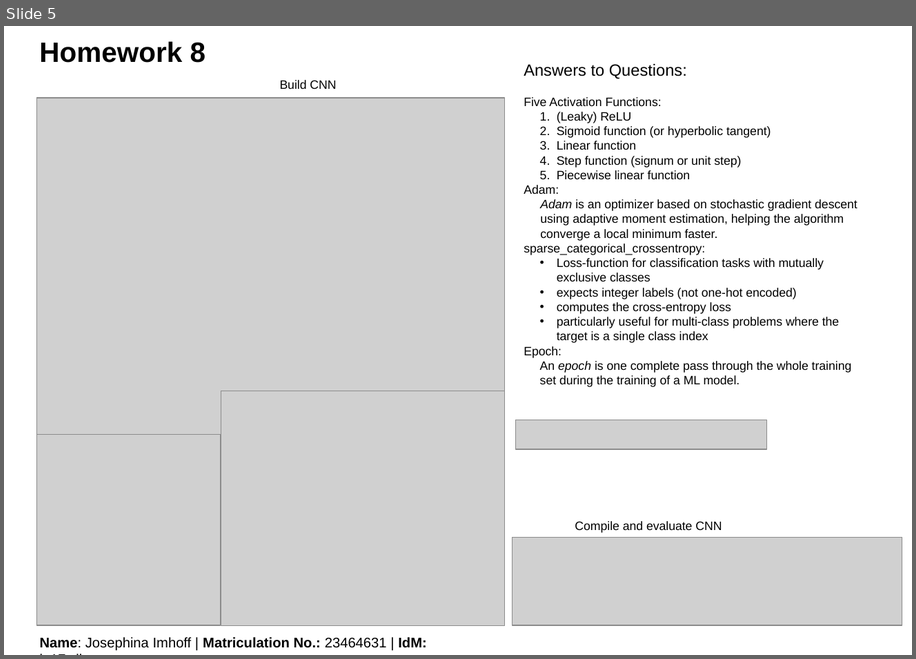
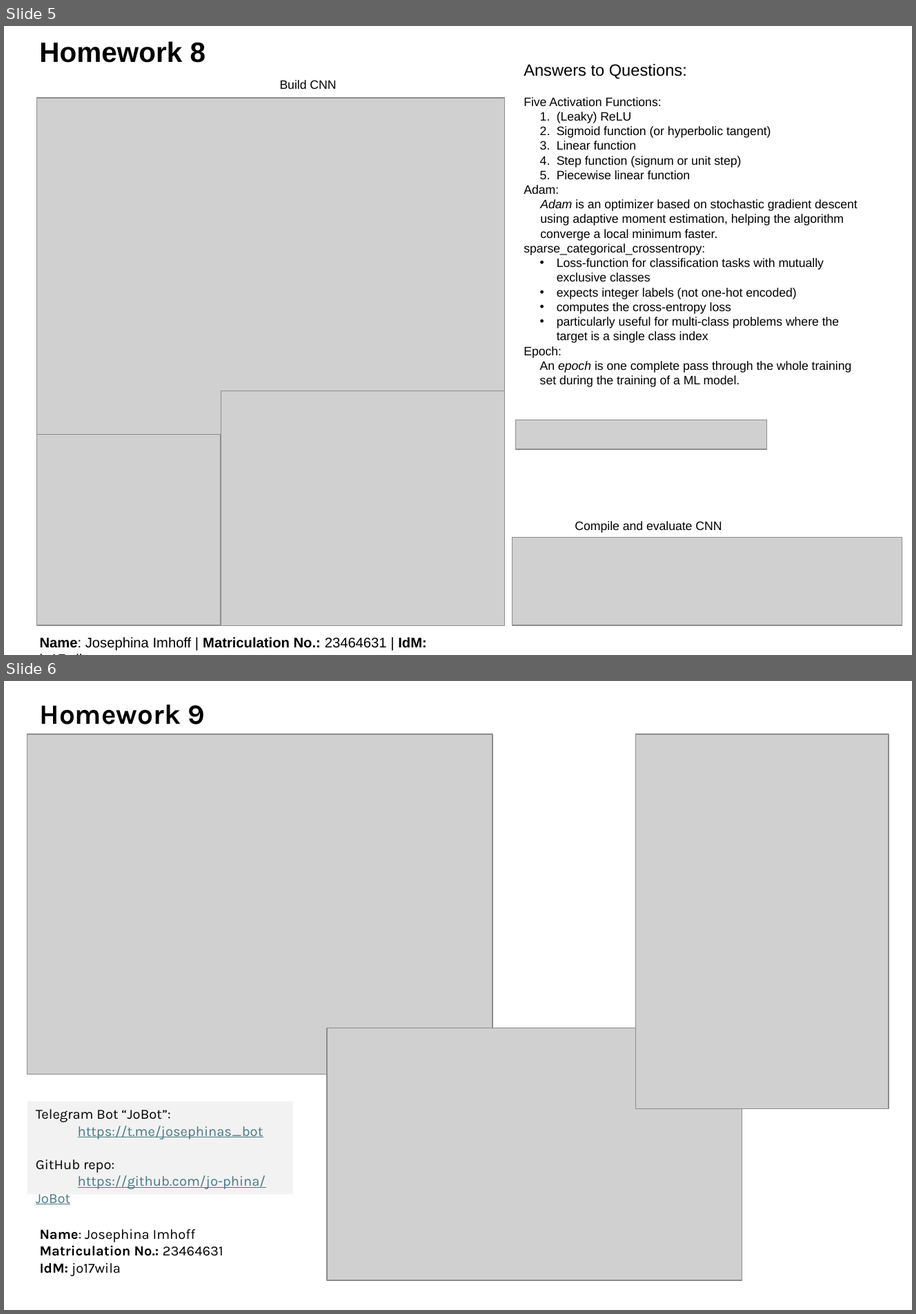
Before and after one commit to jo-phina/HW, a slide deck: DSSS_HW_JImhoff.pptx. Shown one above the other, each under a label of ours: slide 5 before the commit, slides 5 and 6 after it. The pictures are 916x659 and 916x1314 pixels, drawn with LibreOffice and Linux fonts; fonts in the diff are those of the drawing; grey boxes stand for pictures. Boxes give left, top, right and bottom in pixels: in the first picture for what was removed or moved away, otherwise in the second. Text is boxed around its words. In the diff, an @@ line names an element or a change of style, - is before the commit and + after.

```diff
--- a/DSSS_HW_JImhoff.pptx
+++ b/DSSS_HW_JImhoff.pptx
@@ slide 6 added at [4,681,912,1310], background #FFFFFF @@
@@ text added at [39,704,205,724], 24 pt, text #000000, bold @@
+Homework 9
@@ picture added at [27,734,493,1074] @@
@@ picture added at [635,734,889,1109] @@
@@ picture added at [327,1028,742,1281] @@
@@ rectangle added at [27,1101,293,1194], fill #F2F2F2, 12 pt, text #467886, underline @@
+Telegram Bot “JoBot”:
+https://t.me/josephinas_bot
+GitHub repo:
+https://github.com/jo-phina/JoBot
@@ text added at [40,1229,223,1276], 12 pt, text #000000 @@
+Name: Josephina Imhoff
+Matriculation No.: 23464631
+IdM: jo17wila
```
Also in this commit, not shown: 3 other files.
